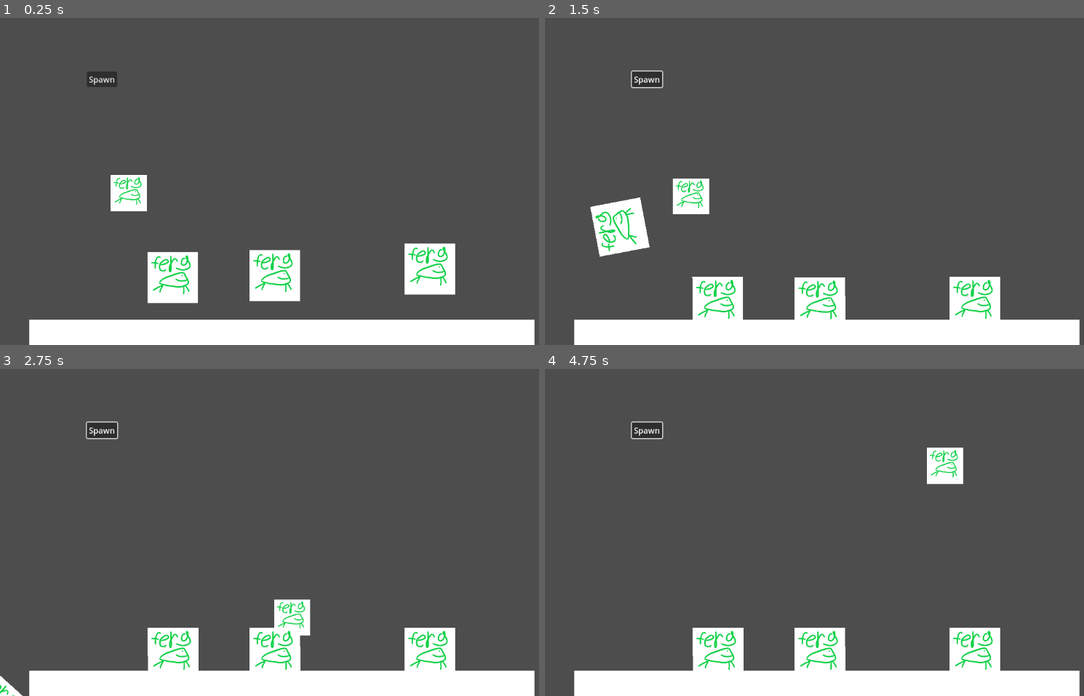
Above: before the commit, frames 1-4 (two rows, left to right).
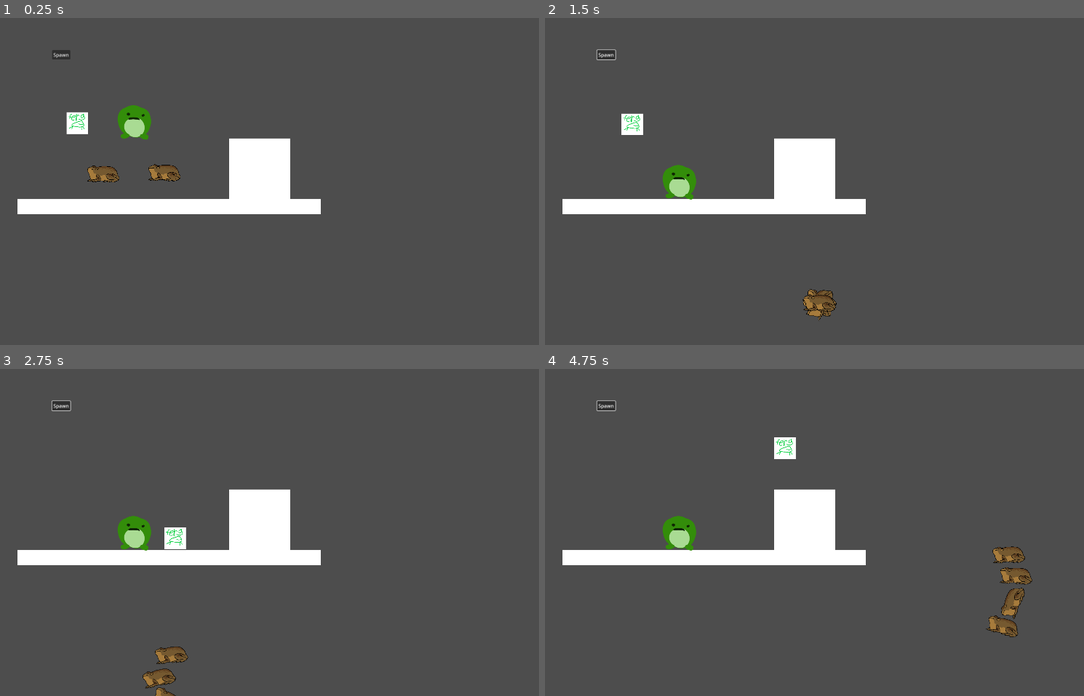
Above: after the commit, the same moments.

Repository: NotTom31/FroggeeToadems
Game: Godot game, scene res://Scenes/Levels/Test/tom-gameplay-test.tscn
Two runs of this game, one before a commit and one after it. Both use one fixed random seed, a clock stepped at 60 frames per second and the inputs below. This scene is started directly instead of the project's main scene.
Inputs (mouse positions are in pixels of both pictures, inside the frame that each line leads up to):
- Up to frame 1 (0.25 s): no input
- Up to frame 2 (1.5 s): click "Spawn" at 0.5 s; move the mouse to (819, 302) at 1.27 s; hold Right (ui_right) from 1.28 s (still down); click (819, 302) at 1.42 s
- Up to frame 3 (2.75 s): move the mouse to (172, 653) at 2.02 s; release Right (ui_right) at 2.03 s; hold Down (ui_down) from 2.03 s (still down); click (172, 653) at 2.17 s
- Up to frame 4 (4.75 s): move the mouse to (976, 653) at 2.77 s; release Down (ui_down) at 2.78 s; hold Right (ui_right) 2.78-3.53 s; click (976, 653) at 2.92 s; move the mouse to (809, 597) at 3.52 s; hold Up (ui_up) 3.53-4.28 s; click (809, 597) at 3.67 s; move the mouse to (1008, 581) at 4.27 s; hold Left (ui_left) from 4.28 s (still down); click (1008, 581) at 4.42 s

The runs differ from the first frame. In frame 1, 18% of the frame differs, in the area x 3-100%, y 9-100%; in frame 2, 18%; in frame 3, 18%; in frame 4, 19%.

Commit message:
Added frog rotation momentum
Fixed frog spawner
imported frog assets

Diff:
--- /dev/null
+++ b/Code/FrogManager.gd
@@ -0,0 +1,20 @@
+extends Node
+
+# The currently selected frog
+var selected_frog: RigidBody2D = null
+
+# Method to select a frog
+func select_frog(frog: RigidBody2D) -> void:
+	if selected_frog and selected_frog != frog:
+		# Deselect the previously selected frog
+		selected_frog.deselect()
+
+	# Select the new frog
+	selected_frog = frog
+	frog.selected = true
+
+# Method to deselect the current frog
+func deselect_frog() -> void:
+	if selected_frog:
+		selected_frog.deselect()
+		selected_frog = null
--- a/Code/Objects/frog.gd
+++ b/Code/Objects/frog.gd
@@ -2,18 +2,17 @@
 
 var selected = false
 var mouse_velocity = Vector2()  # To track mouse movement velocity
-var max_velocity = 500 # Cap how fast we can throw the frogs
+var max_velocity = 800  # Cap how fast we can throw the frogs
+var max_rotation_angle = deg_to_rad(40)  # Max rotation of 40 degrees (in radians)
+var rotation_speed = 3  # How fast the rotation should interpolate (adjust for smoothness)
 
-# Called when the node enters the scene tree for the first time.
 var original_layer: int
 var original_mask: int
 
 func _ready() -> void:
 	# Store the original values
 	original_layer = collision_layer
-	#original_mask = collision_mask
 
-# Called every frame. 'delta' is the elapsed time since the previous frame.
 func _process(delta: float) -> void:
 	if selected:
 		follow_mouse(delta)
@@ -27,19 +26,33 @@
 	mouse_velocity = (mouse_position - position) / delta  # Calculate velocity
 	position = mouse_position
 
-func _on_area_2d_input_event(viewport: Node, event: InputEvent, shape_idx: int) -> void:
+	# Gradually apply rotation based on horizontal velocity
+	apply_rotation_based_on_velocity(delta)
+
+func apply_rotation_based_on_velocity(delta: float) -> void:
+	# Get the horizontal speed (mouse_velocity.x)
+	var horizontal_speed = mouse_velocity.x
+
+	# Calculate the target rotation angle based on speed
+	var target_rotation_angle = clamp(horizontal_speed / max_velocity * max_rotation_angle, -max_rotation_angle, max_rotation_angle)
+
+	# Gradually interpolate current rotation towards the target rotation
+	rotation = lerp(rotation, target_rotation_angle, rotation_speed * delta)
+
+func _input(event: InputEvent) -> void:
 	if event is InputEventMouseButton and event.button_index == MOUSE_BUTTON_LEFT:
 		if event.pressed:
 			selected = true
-			print('Hello World!')
 			collision_layer = 0
 			linear_velocity = Vector2.ZERO  # Stop any current movement when picked up
 			angular_velocity = 0  # Stop rotation if needed
 		else:
-			selected = false
-			collision_layer = original_layer
-			mouse_velocity = mouse_velocity.limit_length(max_velocity)
-			linear_velocity = mouse_velocity  # Apply mouse velocity to the RigidBody2D
+			# Check if the release event happened while the object was selected
+			if selected:
+				selected = false
+				collision_layer = original_layer
+				mouse_velocity = mouse_velocity.limit_length(max_velocity)
+				linear_velocity = mouse_velocity  # Apply mouse velocity to the RigidBody2D
 
 func disable_gravity() -> void:
 	gravity_scale = 0
--- a/Code/UI/spawn_frog_ui.gd
+++ b/Code/UI/spawn_frog_ui.gd
@@ -1,18 +1,21 @@
 extends Control
 
-var Frog= preload("res://Scenes/Objects/frog.tscn")
+var Frog = preload("res://Scenes/Objects/frog.tscn")
 
-# Called when the node enters the scene tree for the first time.
 func _ready() -> void:
-	pass # Replace with function body.
+	pass
 
-
-# Called every frame. 'delta' is the elapsed time since the previous frame.
 func _process(delta: float) -> void:
 	pass
 
+func _on_button_pressed() -> void:
+	# Instantiate the frog scene
+	var FrogInst = Frog.instantiate()
 
-func _on_button_pressed() -> void:
-	var FrogInst = Frog.instantiate()
-	add_child(FrogInst)
-	FrogInst.position = Vector2(randi_range(10,100), randi_range(10,100))
+	# Add it as a child to the root scene instead of this UI element
+	get_tree().root.add_child(FrogInst)
+
+	# Set the position of the frog to the mouse position
+	var mouse_pos = get_viewport().get_mouse_position()
+	FrogInst.position = mouse_pos
+	FrogInst.selected = true
--- /dev/null
+++ b/Scenes/FrogDetectionArea.tscn
@@ -0,0 +1,17 @@
+[gd_scene load_steps=4 format=3 uid="uid://d3r6wmwxqowp4"]
+
+[ext_resource type="Texture2D" uid="uid://cmsts1ssqh3cs" path="res://Art/Temp/placeholder.png" id="1_alkt3"]
+[ext_resource type="Script" path="res://Scenes/frog_detection_area.gd" id="1_ppca7"]
+
+[sub_resource type="RectangleShape2D" id="RectangleShape2D_604wb"]
+
+[node name="Area2D" type="Area2D"]
+script = ExtResource("1_ppca7")
+
+[node name="CollisionShape2D" type="CollisionShape2D" parent="."]
+shape = SubResource("RectangleShape2D_604wb")
+
+[node name="Sprite2D" type="Sprite2D" parent="."]
+position = Vector2(-4.76837e-07, -4.76837e-07)
+scale = Vector2(2, 2)
+texture = ExtResource("1_alkt3")
--- a/Scenes/Levels/Test/tom-gameplay-test.tscn
+++ b/Scenes/Levels/Test/tom-gameplay-test.tscn
@@ -1,9 +1,11 @@
-[gd_scene load_steps=5 format=3 uid="uid://dxl0svbbb60ua"]
+[gd_scene load_steps=7 format=3 uid="uid://dxl0svbbb60ua"]
 
 [ext_resource type="PackedScene" uid="uid://b4wy7po8yie45" path="res://Scenes/Player/player_test.tscn" id="1_d6qc5"]
 [ext_resource type="PackedScene" uid="uid://cx02sk40u0vp1" path="res://Scenes/Objects/frog.tscn" id="2_7dh1k"]
 [ext_resource type="PackedScene" uid="uid://ceqymore53p77" path="res://Scenes/Objects/temp_ground.tscn" id="3_qovqc"]
 [ext_resource type="PackedScene" uid="uid://cv05e0eutaagt" path="res://Scenes/UI/spawn_frog_ui.tscn" id="4_f7qh2"]
+[ext_resource type="PackedScene" uid="uid://q2eyupn7k7l2" path="res://Scenes/Frogs/basic_frog.tscn" id="5_e2hmp"]
+[ext_resource type="PackedScene" uid="uid://d3r6wmwxqowp4" path="res://Scenes/FrogDetectionArea.tscn" id="6_2apnw"]
 
 [node name="Tom-gameplay-test" type="Node2D"]
 
@@ -28,3 +30,10 @@
 offset_top = 106.0
 offset_right = 172.0
 offset_bottom = 106.0
+
+[node name="BasicFrog" parent="." instance=ExtResource("5_e2hmp")]
+position = Vector2(440, 320)
+
+[node name="Area2D" parent="." instance=ExtResource("6_2apnw")]
+position = Vector2(857, 498)
+scale = Vector2(10, 10)
--- a/Scenes/Objects/frog.tscn
+++ b/Scenes/Objects/frog.tscn
@@ -1,7 +1,27 @@
-[gd_scene load_steps=5 format=3 uid="uid://cx02sk40u0vp1"]
+[gd_scene load_steps=7 format=3 uid="uid://cx02sk40u0vp1"]
 
 [ext_resource type="Script" path="res://Code/Objects/frog.gd" id="1_fsnyy"]
-[ext_resource type="Texture2D" uid="uid://b64qy0o7fpg5r" path="res://Art/Temp/ferg.png" id="2_8vlpa"]
+[ext_resource type="Texture2D" uid="uid://b64753wh2a3cd" path="res://Art/Frogs/01_rest.png" id="2_nn14p"]
+[ext_resource type="Texture2D" uid="uid://biskh8y7j7jwl" path="res://Art/Frogs/04_rest.png" id="3_mekqn"]
+
+[sub_resource type="SpriteFrames" id="SpriteFrames_6u743"]
+animations = [{
+"frames": [{
+"duration": 1.0,
+"texture": ExtResource("2_nn14p")
+}],
+"loop": true,
+"name": &"idle",
+"speed": 5.0
+}, {
+"frames": [{
+"duration": 1.0,
+"texture": ExtResource("3_mekqn")
+}],
+"loop": true,
+"name": &"jump",
+"speed": 5.0
+}]
 
 [sub_resource type="RectangleShape2D" id="RectangleShape2D_3g5qm"]
 size = Vector2(200, 199)
@@ -13,9 +33,10 @@
 [node name="Frog" type="RigidBody2D"]
 script = ExtResource("1_fsnyy")
 
-[node name="Sprite2D" type="Sprite2D" parent="."]
-scale = Vector2(0.5, 0.5)
-texture = ExtResource("2_8vlpa")
+[node name="AnimatedSprite2D" type="AnimatedSprite2D" parent="."]
+scale = Vector2(0.08, 0.08)
+sprite_frames = SubResource("SpriteFrames_6u743")
+animation = &"idle"
 
 [node name="Area2D" type="Area2D" parent="."]
 
@@ -25,7 +46,11 @@
 shape = SubResource("RectangleShape2D_3g5qm")
 
 [node name="Hitbox" type="CollisionShape2D" parent="."]
-rotation = 1.57615
+rotation = 1.5708
 shape = SubResource("CapsuleShape2D_7md2h")
 
+[node name="VisibleOnScreenNotifier2D" type="VisibleOnScreenNotifier2D" parent="."]
+scale = Vector2(6, 6)
+
+[connection signal="mouse_exited" from="." to="." method="_on_mouse_exited"]
 [connection signal="input_event" from="Area2D" to="." method="_on_area_2d_input_event"]
--- /dev/null
+++ b/Scenes/frog_detection_area.gd
@@ -0,0 +1,28 @@
+extends Area2D
+
+# List to store currently overlapping bodies
+var overlapping_bodies : Array[PhysicsBody2D] = []
+
+# Called when the node enters the scene tree for the first time
+func _ready():
+	# Connect the signals for entering and exiting the area
+	self.connect("body_entered", Callable(self, "_on_body_entered"))
+	self.connect("body_exited", Callable(self, "_on_body_exited"))
+
+# Called when a body enters the Area2D
+func _on_body_entered(body: PhysicsBody2D):
+	# Add the body to the list of overlapping bodies
+	if not overlapping_bodies.has(body):
+		overlapping_bodies.append(body)
+		print(body.name + " entered the area")
+
+# Called when a body exits the Area2D
+func _on_body_exited(body: PhysicsBody2D):
+	# Remove the body from the list of overlapping bodies
+	if overlapping_bodies.has(body):
+		overlapping_bodies.erase(body)
+		print(body.name + " exited the area")
+
+# Get the list of overlapping bodies
+func get_overlapping_bodies_list() -> Array[PhysicsBody2D]:
+	return overlapping_bodies
--- a/project.godot
+++ b/project.godot
@@ -17,6 +17,8 @@
 
 [display]
 
+window/size/viewport_width=1920
+window/size/viewport_height=1080
 window/stretch/mode="viewport"
 
 [dotnet]
Binary file added: Art/Frogs/01_rest.png
Not shown, added: Art/Frogs/01_rest.png.import
Binary file added: Art/Frogs/02_rest.png
Not shown, added: Art/Frogs/02_rest.png.import
Binary file added: Art/Frogs/03_rest.png
Not shown, added: Art/Frogs/03_rest.png.import
Binary file added: Art/Frogs/04_rest.png
Not shown, added: Art/Frogs/04_rest.png.import
Binary file added: Art/Frogs/05_rest.png
Not shown, added: Art/Frogs/05_rest.png.import
Binary file added: Art/Frogs/lily_01.png
Not shown, added: Art/Frogs/lily_01.png.import
(and 2 more such lines)
